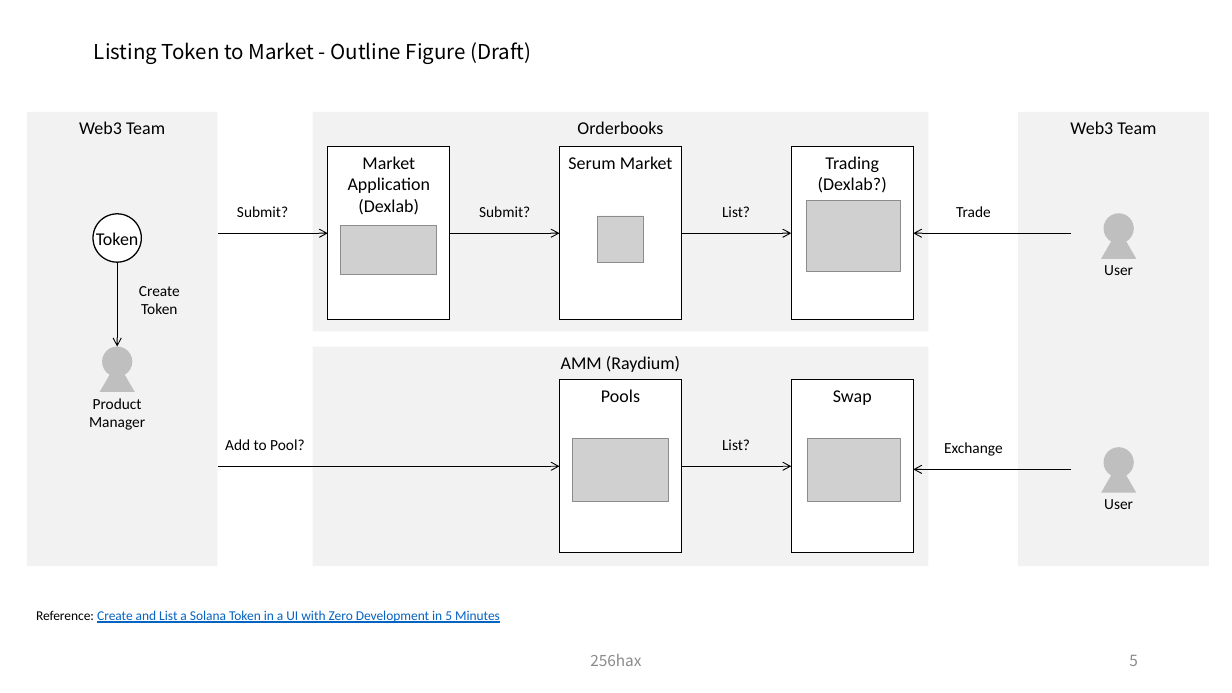
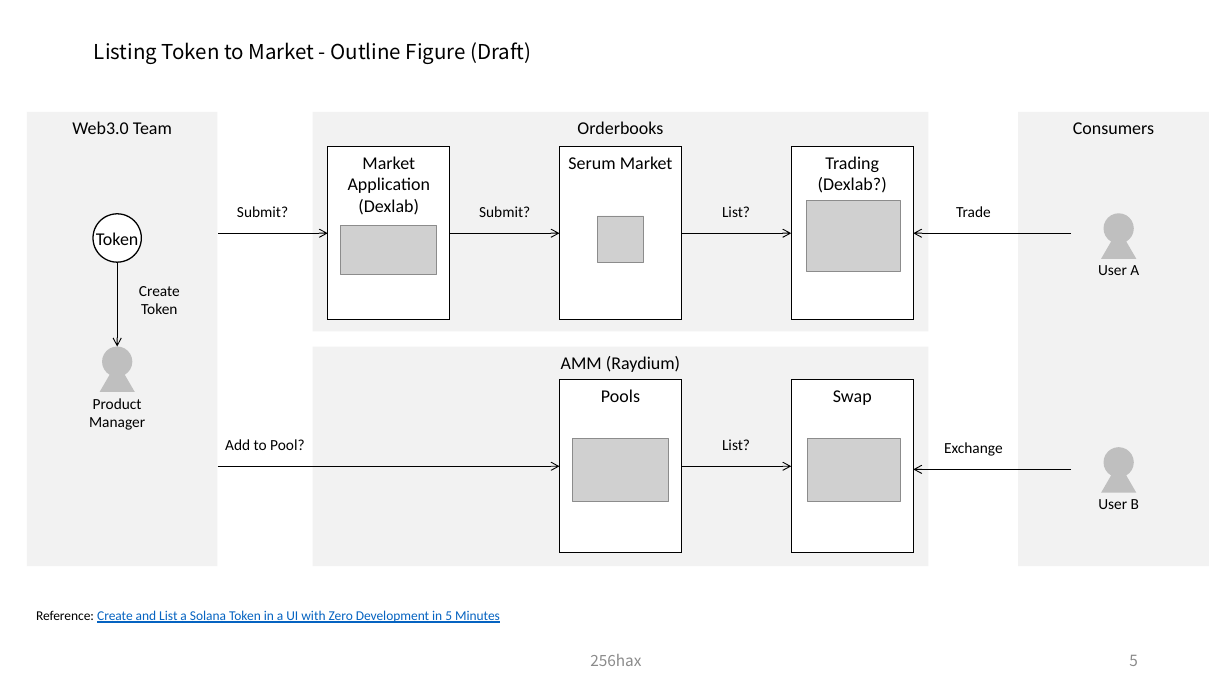
Before and after one commit to SmartGru25/Solana-React-Minimal, a slide deck: slide 6 of docs/Solana_Blockchain_Outline_Figure.pptx. Drawn at 1232x693 pixels with LibreOffice and Linux fonts; fonts in the diff are those of the drawing; grey boxes stand for pictures. Boxes give left, top, right and bottom in pixels: in the first picture for what was removed or moved away, otherwise in the second. Text is boxed around its words. In the diff, an @@ line names an element or a change of style, - is before the commit and + after.

Commit message:
docs: typo

```diff
--- a/docs/Solana_Blockchain_Outline_Figure.pptx
+++ b/docs/Solana_Blockchain_Outline_Figure.pptx
@@ text in rectangle at [72, 121, 172, 134]: text changed @@
-Web3 Team
+Web3.0 Team
@@ text in rectangle at [1073, 122, 1154, 134]: text changed @@
-Web3 Team
+Consumers
@@ text in triangle at [1098, 265, 1139, 275]: text changed @@
-User
+User A
@@ text in triangle at [1098, 499, 1139, 509]: text changed @@
-User
+User B
```
Also in this commit, not shown: 1 other slide changed.
